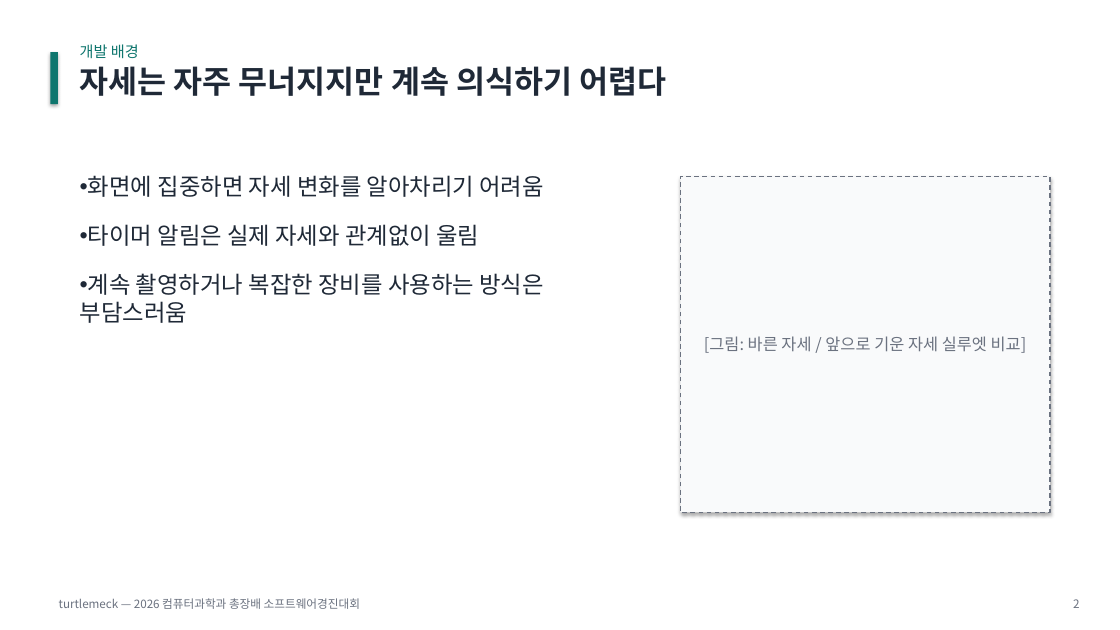
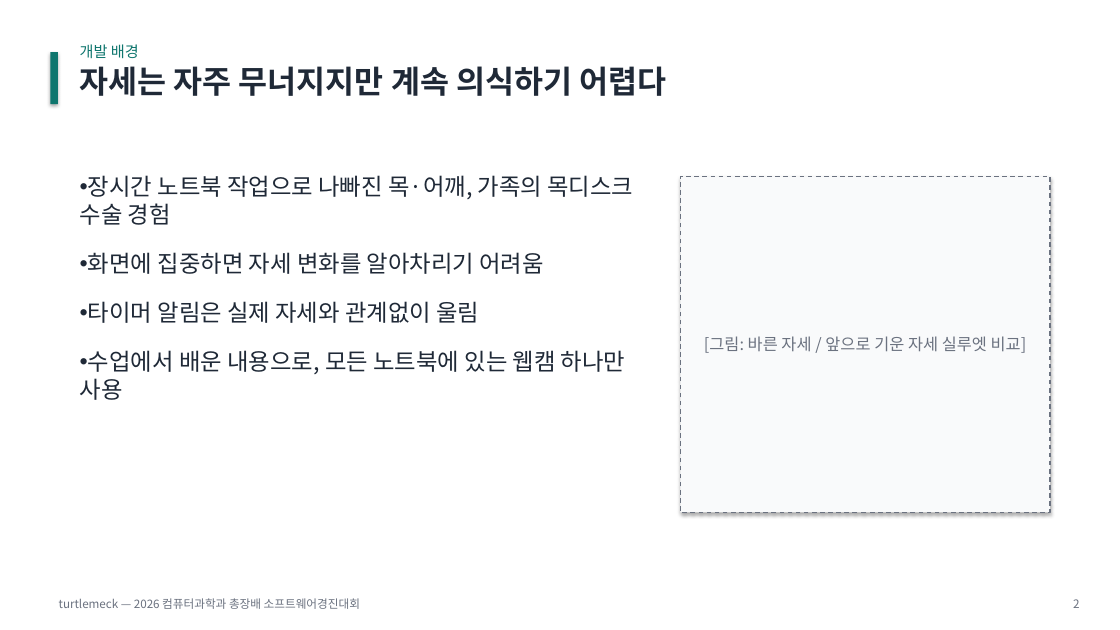
Before and after one commit to kimchanhyung98/turtlemeck, a slide deck: slide 2 of docs/knou/turtlemeck-presentation.pptx. Drawn at 1120x630 pixels with LibreOffice and Linux fonts; fonts in the diff are those of the drawing. Boxes give left, top, right and bottom in pixels: in the first picture for what was removed or moved away, otherwise in the second. Text is boxed around its words. In the diff, an @@ line names an element or a change of style, - is before the commit and + after.

```diff
--- a/docs/knou/turtlemeck-presentation.pptx
+++ b/docs/knou/turtlemeck-presentation.pptx
@@ text at (80,175,634,225): paragraph added @@
+• 장시간 노트북 작업으로 나빠진 목·어깨, 가족의 목디스크 수술 경험
@@ text at (80,350,625,400): text changed @@
-• 계속 촬영하거나 복잡한 장비를 사용하는 방식은 부담스러움
+• 수업에서 배운 내용으로, 모든 노트북에 있는 웹캠 하나만 사용
```
Also in this commit, not shown: 1 other slide changed, 10 other files.
